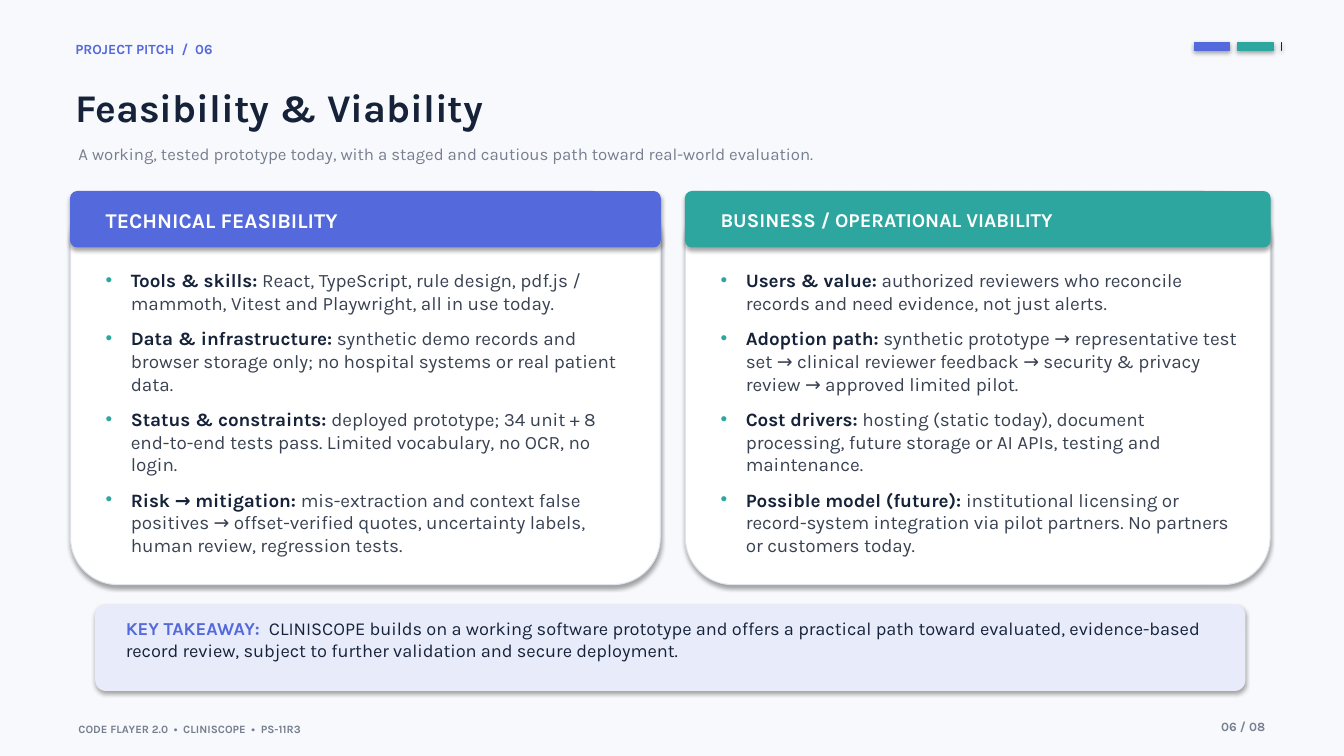
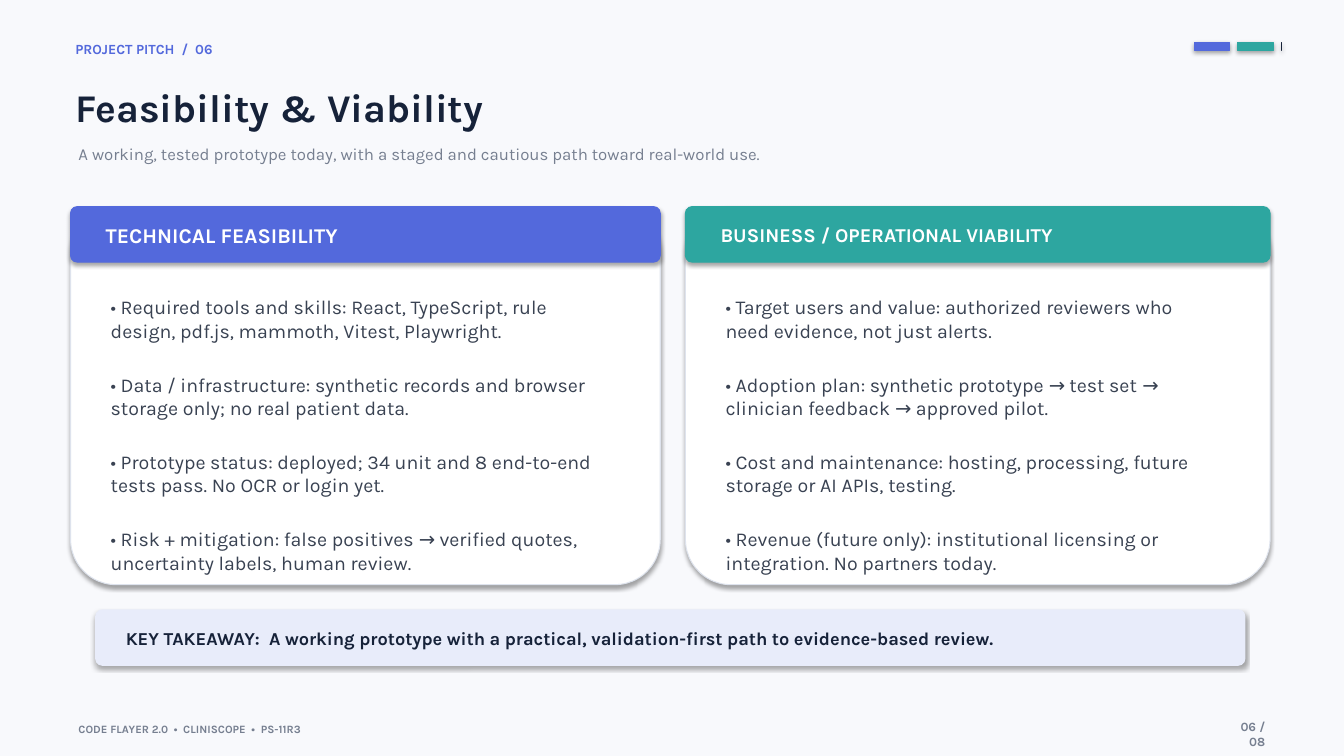
Before and after one commit to anirudhleetcode-max/cliniscope-healthcare-contradiction-detector, a slide deck: slide 6 of presentation/CLINISCOPE_PS11R3_Hackathon_Presentation.pptx. Drawn at 1344x756 pixels with LibreOffice and Linux fonts; fonts in the diff are those of the drawing. Boxes give left, top, right and bottom in pixels: in the first picture for what was removed or moved away, otherwise in the second. Text is boxed around its words. In the diff, an @@ line names an element or a change of style, - is before the commit and + after.

```diff
--- a/presentation/CLINISCOPE_PS11R3_Hackathon_Presentation.pptx
+++ b/presentation/CLINISCOPE_PS11R3_Hackathon_Presentation.pptx
@@ text at (78,148,760,164): text changed @@
-A working, tested prototype today, with a staged and cautious path toward real-world evaluation.
+A working, tested prototype today, with a staged and cautious path toward real-world use.
@@ rounded rectangle: place and size @@
-rounded rectangle at (71,192,660,585)
+rounded rectangle at (71,207,660,585)
@@ 2 texts, 2 rounded rectangles: place and size @@
-2 texts, 2 rounded rectangles at (71,192,1270,247)
+2 texts, 2 rounded rectangles at (71,207,1270,262)
@@ rounded rectangle: place and size @@
-rounded rectangle at (686,192,1270,585)
+rounded rectangle at (686,207,1270,585)
@@ text at (111,300,591,551): text changed; size 13.5 to 14 pt @@
-• Tools & skills: React, TypeScript, rule design, pdf.js / mammoth, Vitest and Playwright, all in use today.
-• Data & infrastructure: synthetic demo records and browser storage only; no hospital systems or real patient data.
-• Status & constraints: deployed prototype; 34 unit + 8 end-to-end tests pass. Limited vocabulary, no OCR, no login.
-• Risk → mitigation: mis-extraction and context false positives → offset-verified quotes, uncertainty labels, human review, regression tests.
+• Required tools and skills: React, TypeScript, rule design, pdf.js, mammoth, Vitest, Playwright.
+• Data / infrastructure: synthetic records and browser storage only; no real patient data.
+• Prototype status: deployed; 34 unit and 8 end-to-end tests pass. No OCR or login yet.
+• Risk + mitigation: false positives → verified quotes, uncertainty labels, human review.
@@ text at (726,300,1188,551): text changed; size 13.5 to 14 pt @@
-• Users & value: authorized reviewers who reconcile records and need evidence, not just alerts.
-• Adoption path: synthetic prototype → representative test set → clinical reviewer feedback → security & privacy review → approved limited pilot.
-• Cost drivers: hosting (static today), document processing, future storage or AI APIs, testing and maintenance.
-• Possible model (future): institutional licensing or record-system integration via pilot partners. No partners or customers today.
+• Target users and value: authorized reviewers who need evidence, not just alerts.
+• Adoption plan: synthetic prototype → test set → clinician feedback → approved pilot.
+• Cost and maintenance: hosting, processing, future storage or AI APIs, testing.
+• Revenue (future only): institutional licensing or integration. No partners today.
@@ rounded rectangle: place and size @@
-rounded rectangle at (96,605,1245,691)
+rounded rectangle at (96,610,1245,665)
@@ text at (126,632,993,650): text changed; bold on @@
-KEY TAKEAWAY: CLINISCOPE builds on a working software prototype and offers a practical path toward evaluated, evidence-based record review, subject to further validation and secure deployment.
+KEY TAKEAWAY: A working prototype with a practical, validation-first path to evidence-based review.
@@ text "06 / 08" rewrapped from (1221,723,1265,731) to (1241,722,1265,746) @@
```
Also in this commit, not shown: 7 other slides changed, 3 other files.
